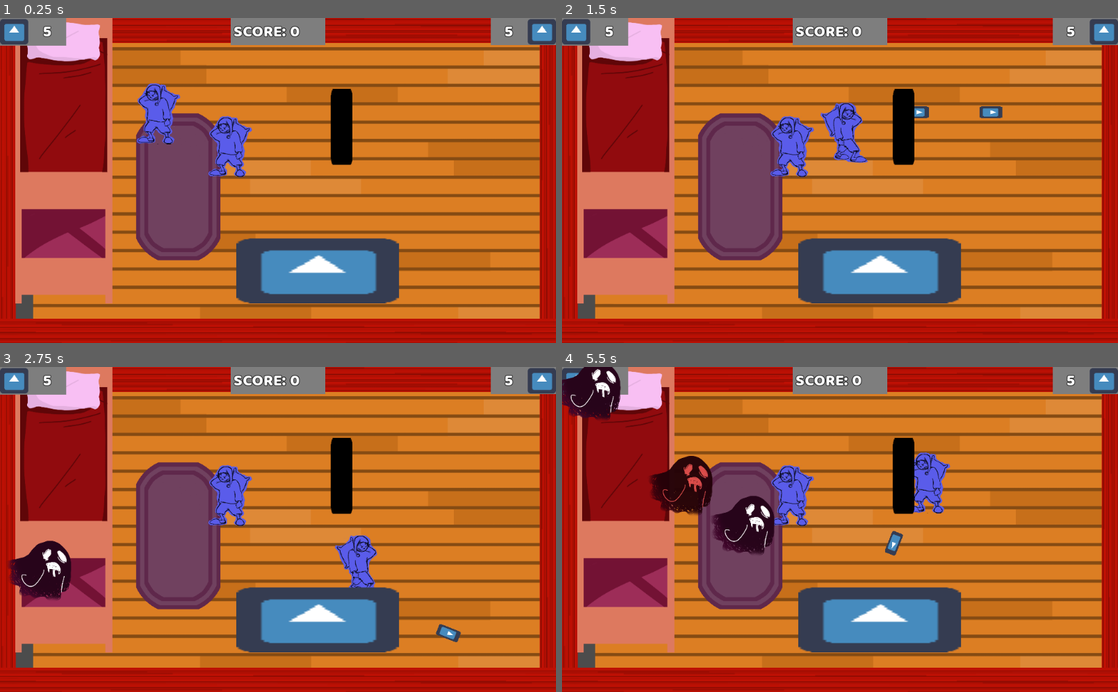
Above: before the commit, frames 1-4 (two rows, left to right).
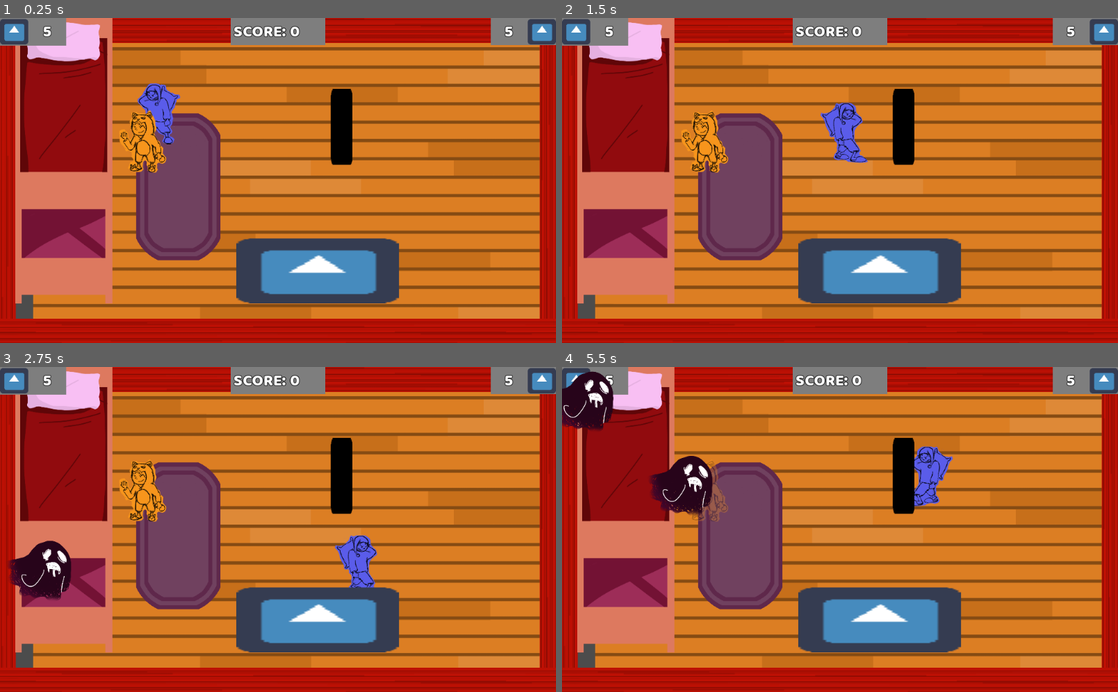
Above: after the commit, the same moments.

Repository: JuannFerrari/GlobalGameJam2019
Game: Godot game, scene res://Game.tscn
The game is run twice, just before and just after one commit, with the same random seed, the same clock (stepped at 60 frames per second) and the same inputs. The engine's default icon, where the game draws it, is replaced by a stand-in: a white triangle on a blue panel in a dark square.
Inputs:
- Up to frame 1 (0.25 s): no input
- Up to frame 2 (1.5 s): tap Enter (ui_accept) at 0.5, 0.6, 0.77, 1.07, 1.35 s; hold Right (ui_right) 0.53-1.28 s; hold Down (ui_down) from 1.28 s (still down)
- Up to frame 3 (2.75 s): tap Enter (ui_accept) at 1.52, 1.82, 2.1 s; release Down (ui_down) at 2.03 s; hold Right (ui_right) from 2.03 s (still down)
- Up to frame 4 (5.5 s): release Right (ui_right) at 2.78 s; hold Up (ui_up) 2.78-3.53 s; tap Enter (ui_accept) at 2.85, 3.02, 3.32, 3.6, 3.77, 4.07, 4.35, 4.52, 4.82, 5.1 s; hold Left (ui_left) 3.53-5.03 s; hold Down (ui_down) from 5.03 s (still down)

The runs differ from the first frame. In frame 1, 1.9% of the frame differs, in the area x 21-46%, y 28-50%; in frame 2, 2.1%; in frame 3, 2.0%; in frame 4, 4.9%, in the area x 0-71%, y 0-59%.

Commit message:
fix merge

Diff:
--- a/Game.tscn
+++ b/Game.tscn
@@ -1,7 +1,7 @@
 [gd_scene load_steps=6 format=2]
 
 [ext_resource path="res://Player.tscn" type="PackedScene" id=1]
-[ext_resource path="res://Player2.gd" type="Script" id=2]
+[ext_resource path="res://Player2.tscn" type="PackedScene" id=2]
 [ext_resource path="res://Map.tscn" type="PackedScene" id=3]
 [ext_resource path="res://interface/Interface.tscn" type="PackedScene" id=4]
 [ext_resource path="res://Spawner.tscn" type="PackedScene" id=5]
@@ -10,15 +10,14 @@
 
 [node name="Player1" parent="." instance=ExtResource( 1 )]
 position = Vector2( 298.5, 174 )
+action_shoot = "ui_accept2"
 
-[node name="Player2" parent="." instance=ExtResource( 1 )]
-position = Vector2( 430.559, 234.665 )
-script = ExtResource( 2 )
+[node name="Player2" parent="." instance=ExtResource( 2 )]
+position = Vector2( 250, 250 )
 action_up = "ui_up2"
 action_down = "ui_down2"
 action_right = "ui_right2"
 action_left = "ui_left2"
-action_shoot = "ui_accept2"
 
 [node name="Map" parent="." instance=ExtResource( 3 )]
 
@@ -28,6 +27,3 @@
 
 [connection signal="health_changed" from="Player1" to="Interface" method="_on_Player1_health_changed"]
 [connection signal="hide" from="Player1" to="Interface" method="_on_Player_hide"]
-[connection signal="input_event" from="Player1" to="Interface" method="_on_Player1_input_event"]
-[connection signal="health_changed" from="Player2" to="Interface" method="_on_Player2_health_changed"]
-[connection signal="game_over" from="Spawner" to="Interface" method="_on_Spawner_game_over"]
--- a/Player2.gd
+++ b/Player2.gd
@@ -52,15 +52,20 @@
 
 		direction=motion.angle()
 
-		if(motion < Vector2(1, 1) and motion > Vector2(-1, -1) ):
-			if $AnimationPlayer.current_animation != "idle":
-				$AnimationPlayer.play("idle")
+		if (motion.x<5 and motion.x >-5) and (motion.y<5 and motion.y >-5):
+			$AnimatedSprite.play("idle")
+		else:
+			$AnimatedSprite.play("walk")
+
+		if motion.x >0:
+			$AnimatedSprite.flip_h=true
 		else:
 			$AnimatedSprite.flip_h=false
 
 		if Input.is_action_pressed(action_shoot):
 			$AnimatedSprite.play("attack")
 			shoot_bullet()
+
 		move_and_collide(motion * delta)
 
 
--- a/Player2.tscn
+++ b/Player2.tscn
@@ -27,16 +27,6 @@
 
 [node name="Player2" index="0" instance=ExtResource( 1 )]
 script = ExtResource( 2 )
-life = null
-action_up = null
-action_down = null
-action_right = null
-action_left = null
-action_shoot = null
-ACCELERATION = null
-MAX_SPEED = null
-shot_spread = null
-shot_count = null
 
 [node name="AnimatedSprite" parent="." index="5"]
 position = Vector2( 12.7341, -22.0129 )
